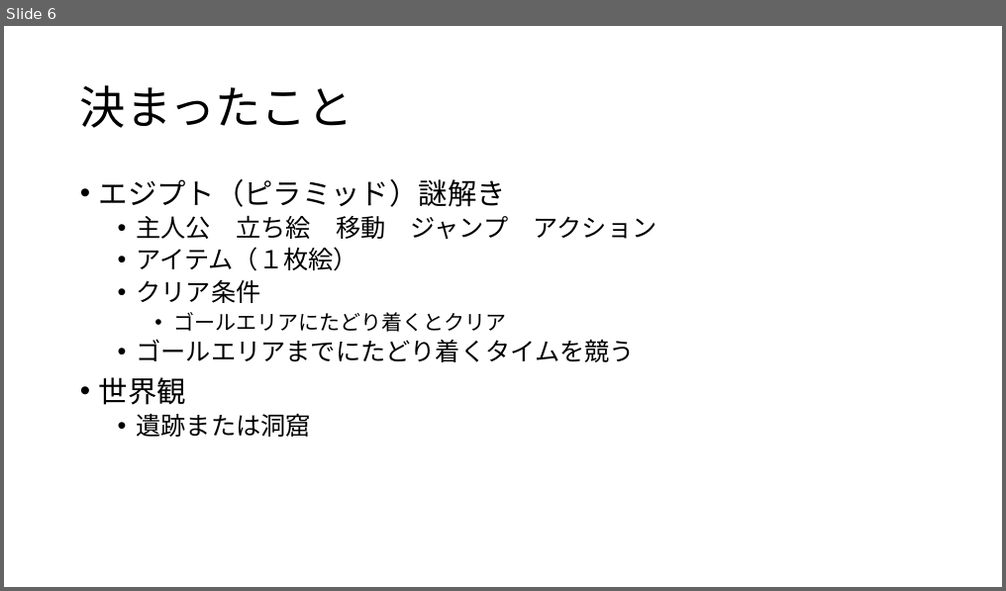
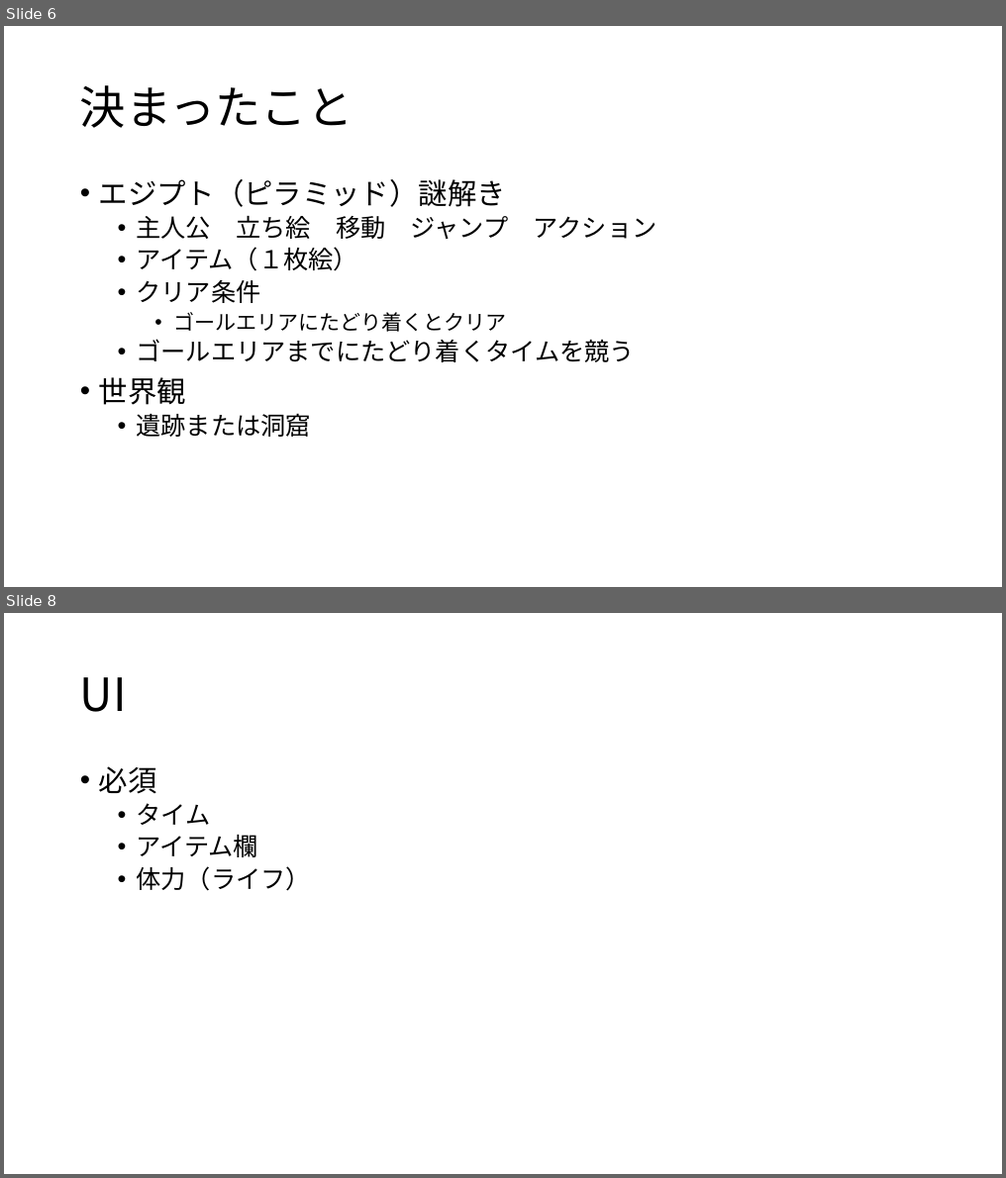
Before and after one commit to anabukiGC/GCLUC2023, a slide deck: 高松ゲーム.pptx. Shown one above the other, each under a label of ours: slide 6 before the commit, slides 6 and 8 after it; the slides between them are not shown. The pictures are 1006x591 and 1006x1178 pixels, drawn with LibreOffice and Linux fonts; fonts in the diff are those of the drawing. Boxes give left, top, right and bottom in pixels: in the first picture for what was removed or moved away, otherwise in the second. Text is boxed around its words. In the diff, an @@ line names an element or a change of style, - is before the commit and + after.

```diff
--- a/高松ゲーム.pptx
+++ b/高松ゲーム.pptx
@@ slide 8 added at (4, 613, 1002, 1174), background #FFFFFF @@
@@ title added at (80, 677, 127, 712), 44 pt, text #000000 @@
+UI
@@ text added at (99, 766, 311, 891), 24 pt, text #000000 @@
+• 必須
+  • タイム
+  • アイテム欄
+  • 体力（ライフ）
```
Also in this commit, not shown: 1 slide changed, 1 other slide added.
